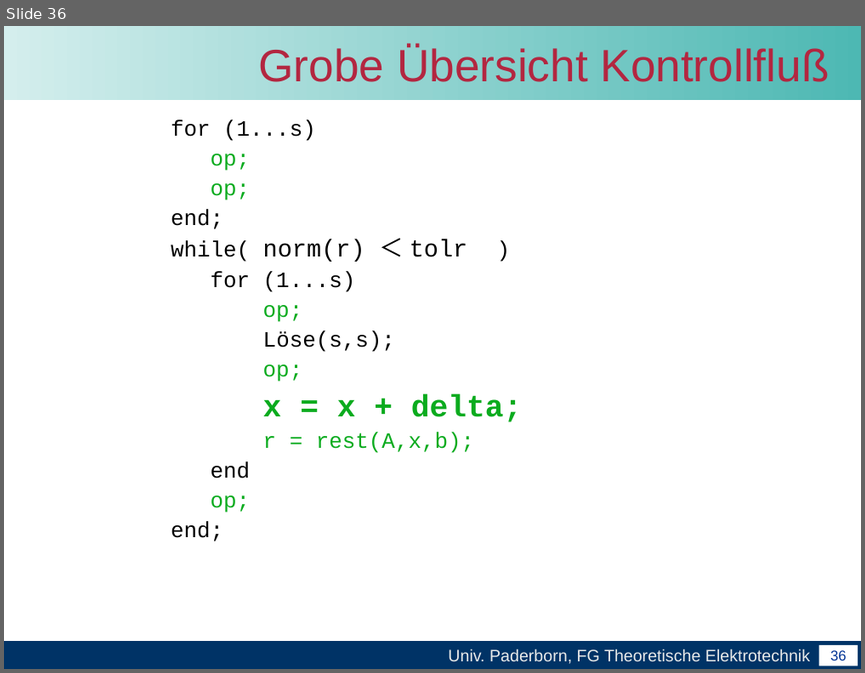
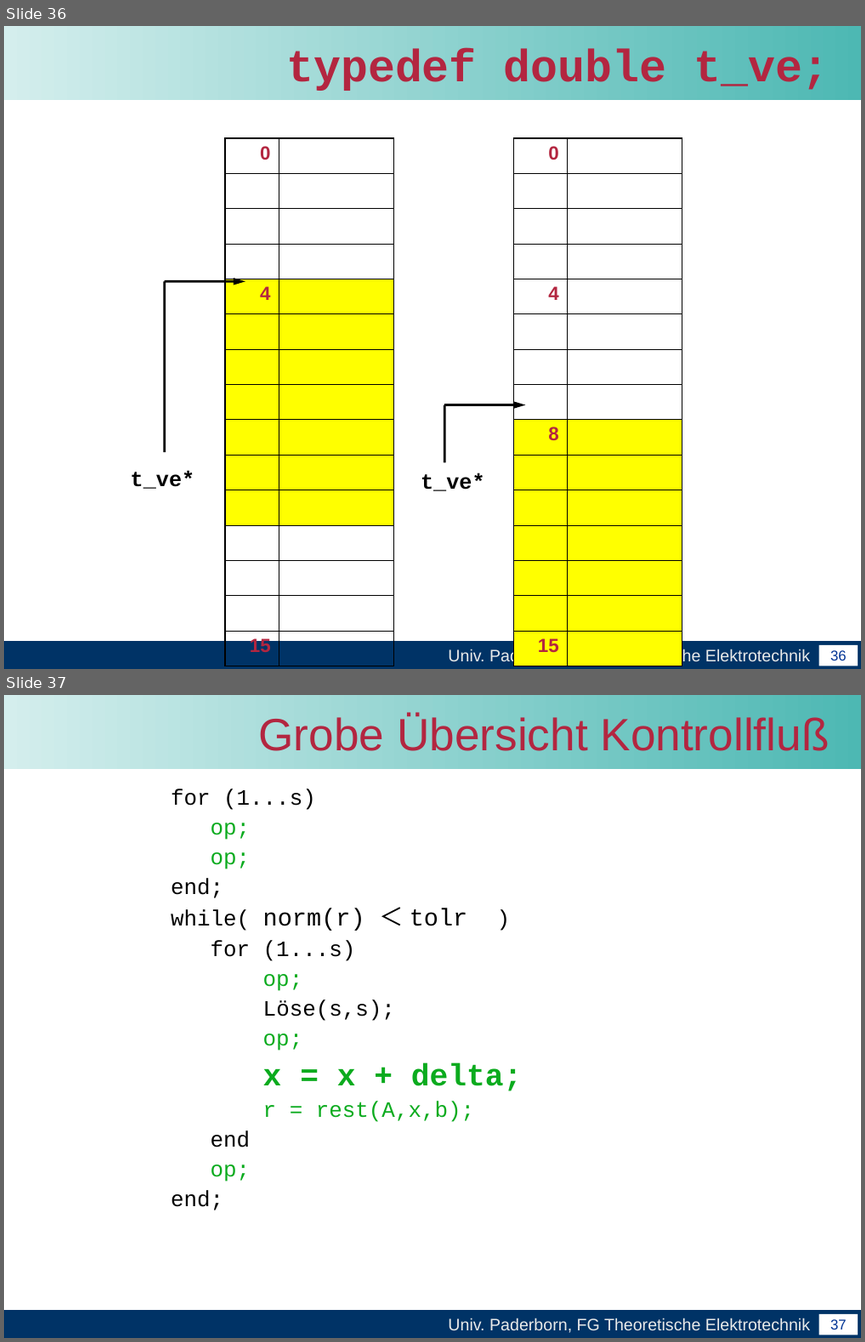
Before and after one commit to unconditional/projektarbeitcuda, a slide deck: Abschlussvortrag/Abschlussvortrag der Projektarbeit CUDA.ppt. Shown one above the other, each under a label of ours: slide 36 before the commit, slides 36 and 37 after it. The pictures are 865x673 and 865x1342 pixels, drawn with LibreOffice and Linux fonts; fonts in the diff are those of the drawing; background and template pictures are left out. Boxes give left, top, right and bottom in pixels: in the first picture for what was removed or moved away, otherwise in the second. Text is boxed around its words. In the diff, an @@ line names an element or a change of style, - is before the commit and + after.

```diff
--- a/Abschlussvortrag/Abschlussvortrag der Projektarbeit CUDA.ppt
+++ b/Abschlussvortrag/Abschlussvortrag der Projektarbeit CUDA.ppt
@@ slide 36 added at (4, 26, 861, 669), background #FFFFFF; not listed: 4 template elements that a slide beside it also shows @@
@@ title added at (286, 49, 829, 91), 38 pt, text #B32640, bold @@
+typedef double t_ve;
@@ table added at (225, 138, 394, 655), 15 rows, 2 columns @@
+0 | 
+ | 
+ | 
+ | 
+4 | 
+ | 
+ | 
+ | 
+ | 
+ | 
+ | 
+ | 
+ | 
+ | 
+15 | 
@@ table added at (513, 138, 681, 656), 15 rows, 2 columns @@
+0 | 
+ | 
+ | 
+ | 
+4 | 
+ | 
+ | 
+ | 
+8 | 
+ | 
+ | 
+ | 
+ | 
+ | 
+15 | 
@@ arrow added from (164, 281) to (245, 281), #000000 2.01 pt @@
@@ line added from (164, 281) to (164, 452), #000000 2.01 pt @@
@@ arrow added from (444, 405) to (526, 405), #000000 2.01 pt @@
@@ line added from (444, 405) to (444, 462), #000000 2.01 pt @@
@@ text added at (131, 470, 195, 488), 18 pt, text #000000, bold @@
+t_ve*
@@ text added at (420, 473, 485, 491), 18 pt, text #000000, bold @@
+t_ve*
@@ what was slide 36 is now slide 37 @@
@@ page number at (830, 1319, 846, 1329): text changed @@
-36
+37
```
Also in this commit, not shown: 1 slide changed.
